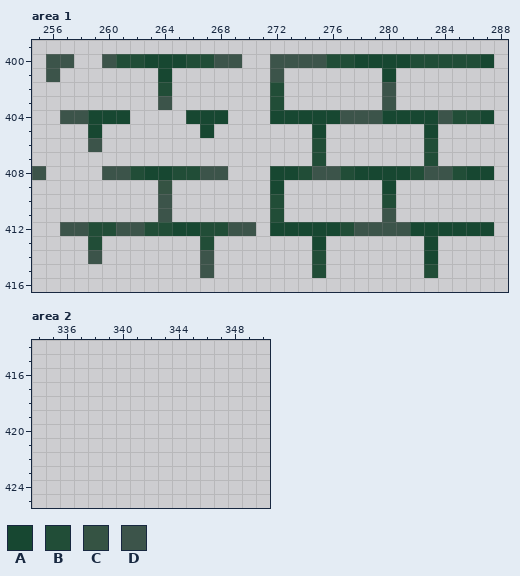
Edited in one commit: pixel-art file (src/concept/sprite/decor.aseprite). Above: the version before the commit.
512x512 pixels, 1 frame. Colours within 5 levels of each other are drawn and written as one. Shown: area 1: x 255..288, y 399..416; area 2: x 334..350, y 414..425. The commit also changed other parts of the picture, which this record leaves out.
Palette (. is transparent): A #174731  B #214d37  C #355343  D #3c544a
Pixels before, area 1, first column x 255:
400 .DD..DBBAAABBDD..DDDDBBAAAABBBBBA
401 .D.......A.......D.......A.......
402 .........B.......B.......D.......
403 .........D.......B.......D.......
404 ..DDAAA....AAA...AAAAADDDAAAADBBA
405 ....A.......A.......A.......A....
406 ....D...............B.......B....
407 ....................B.......B....
408 D....DDBAABBDD...AABDDBAAAABDDBAA
409 .........C.......A.......A.......
410 .........D.......B.......B.......
411 .........D.......B.......D.......
412 ..DDBBDDBBAABBDD.AAAAABDDDDAAAAAA
413 ....B.......B.......A.......A....
414 ....D.......D.......B.......A....
415 ............D.......B.......B....
And afterwards:
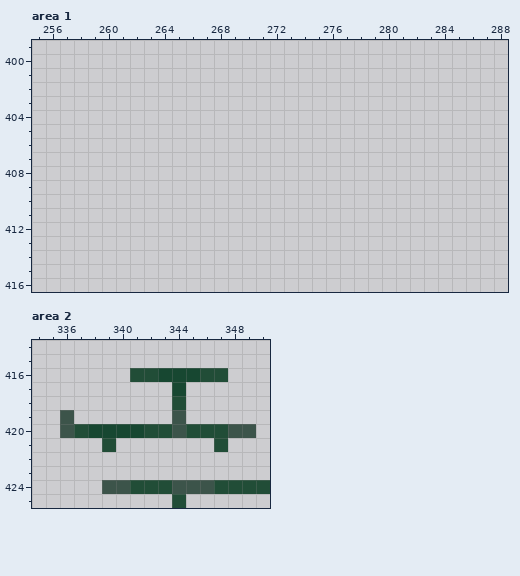
Diff:
Changed rows in their new state; - is an unchanged pixel.
Area 1, layer "Layer 1":
first column x 255:
400 -..--..........--................
401 -.-------.-------.-------.-------
402 ---------.-------.-------.-------
403 ---------.-------.-------.-------
404 --.....----...---................
405 ----.-------.-------.-------.----
406 ----.---------------.-------.----
407 --------------------.-------.----
408 .----.........---................
409 ---------.-------.-------.-------
410 ---------.-------.-------.-------
411 ---------.-------.-------.-------
412 --..............-................
413 ----.-------.-------.-------.----
414 ----.-------.-------.-------.----
415 ------------.-------.-------.----
Area 2, layer "Layer 1":
first column x 336:
416 -----BBAAABB---
417 --------A------
418 --------B------
419 D-------D------
420 DBAAAABBDBBBDD-
421 ---B-------B---
424 ---DDBBBDDDBBBB
425 --------B------
Changed places in both pictures, as pixel boxes (x1, y1, x2, y2):
erased: (32, 54, 494, 278)
added: (60, 368, 270, 508)
